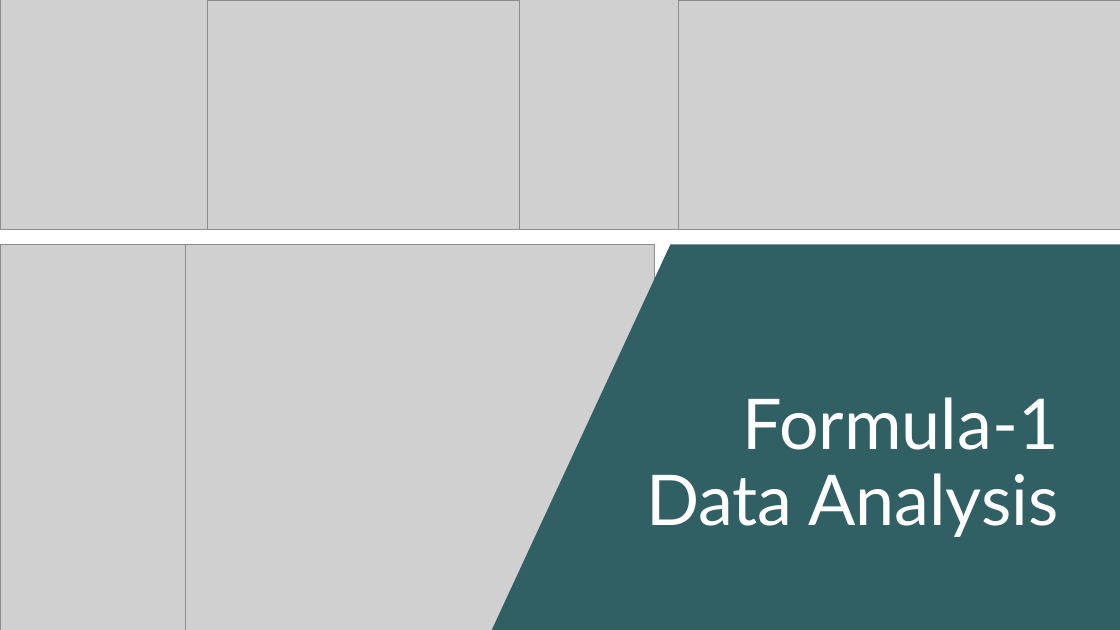
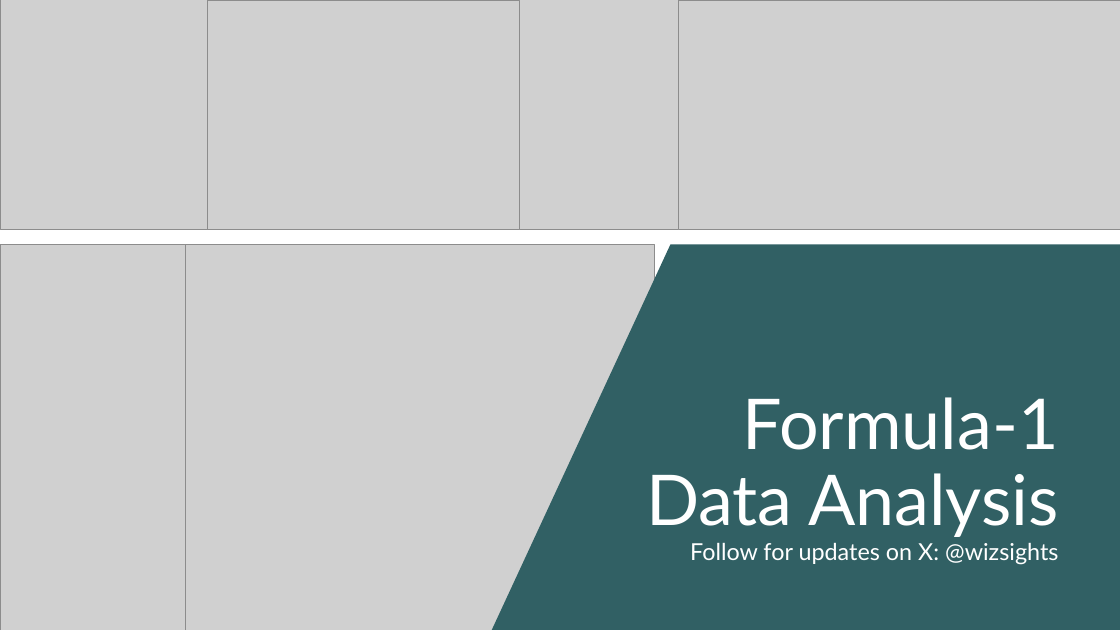
Before and after one commit to arinbaruah/Formula-1-performance-analysis, a slide deck: slide 6 of plots/PPT for plots.pptx. Drawn at 1120x630 pixels with LibreOffice and Linux fonts; fonts in the diff are those of the drawing; grey boxes stand for pictures. Boxes give left, top, right and bottom in pixels: in the first picture for what was removed or moved away, otherwise in the second. Text is boxed around its words. In the diff, an @@ line names an element or a change of style, - is before the commit and + after.

```diff
--- a/plots/PPT for plots.pptx
+++ b/plots/PPT for plots.pptx
@@ title at <box>646,397,1059,565</box>: text changed; size 60 to 20 pt @@
-Formula-1 Data Analysis
+Formula-1 Data Analysis
+Follow for updates on X: @wizsights
```
Also in this commit, not shown: 9 other files.
